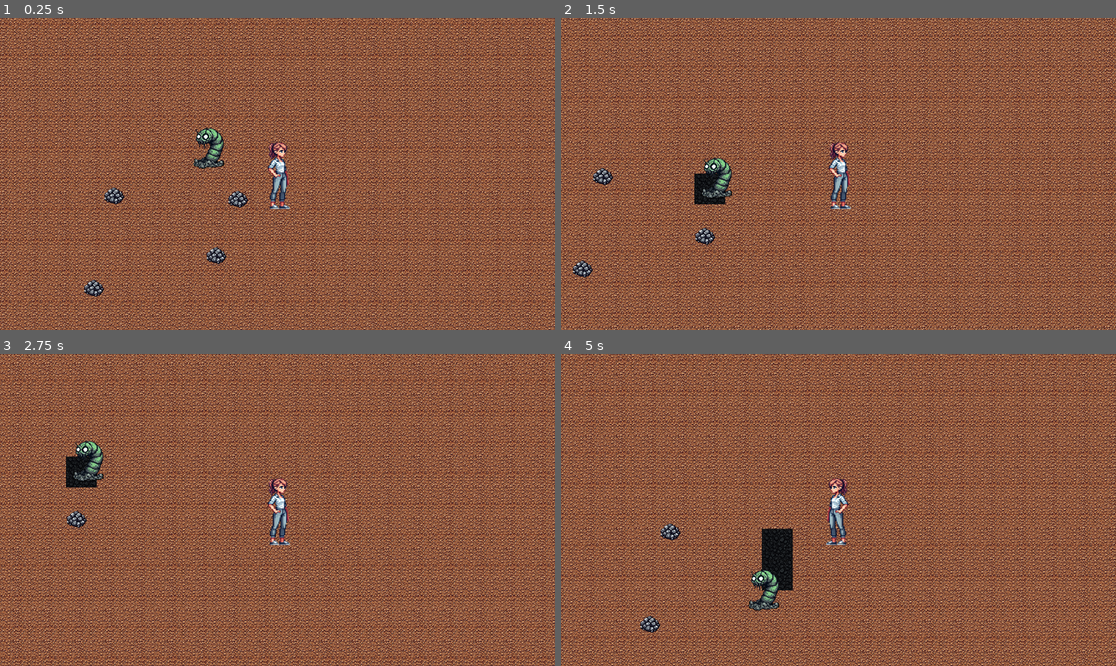
Above: before the commit, frames 1-4 (two rows, left to right).
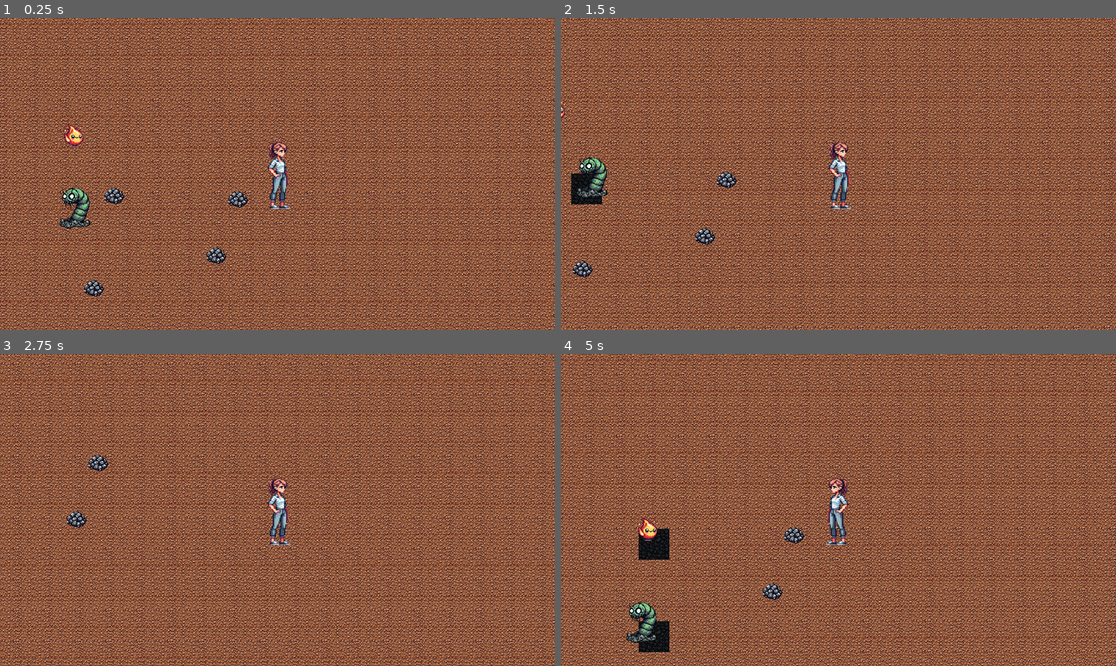
Above: after the commit, the same moments.

Repository: aaronjmcd2/ecomonster-project
Game: Godot game, scene res://scenes/Main.tscn
Same seed, same stepped clock (60 frames per second), same inputs: the game is played once before the commit and once after it.
Inputs:
- Up to frame 1 (0.25 s): no input
- Up to frame 2 (1.5 s): hold Right (ui_right) 0.53-1.28 s; hold Down (ui_down) from 1.28 s (still down)
- Up to frame 3 (2.75 s): release Down (ui_down) at 2.03 s; hold Right (ui_right) from 2.03 s (still down)
- Up to frame 4 (5 s): release Right (ui_right) at 2.78 s; hold Up (ui_up) 2.78-3.53 s; hold Left (ui_left) from 3.53 s (still down)

The runs differ from the first frame. In frame 1, 1.1% of the frame differs, in the area x 10-41%, y 33-68%; in frame 2, 1.7%; in frame 3, 0.8%; in frame 4, 3.0%, in the area x 11-44%, y 52-96%.

Commit message:
feat: add Fire Elemental with wandering and coal-to-lava conversion

Diff:
--- /dev/null
+++ b/FireElemental.gd
@@ -0,0 +1,52 @@
+extends CharacterBody2D
+
+@export var search_radius := 10
+@export var move_speed := 60.0
+@export var conversion_cooldown := 2.0
+
+var target_position = null
+var is_busy := false
+var cooldown_timer := 0.0
+
+func _process(delta):
+	if is_busy:
+		cooldown_timer -= delta
+		if cooldown_timer <= 0.0:
+			is_busy = false
+	else:
+		if target_position:
+			move_toward_target(delta)
+		else:
+			search_for_coal()
+
+func search_for_coal():
+	var result = SearchModule.find_nearest_tile(global_position, search_radius, 0) # coal
+	if result:
+		target_position = result
+	else:
+		if not target_position:
+			pick_wander_target()
+
+func pick_wander_target():
+	var wander_distance = randf_range(32.0, 96.0)
+	var angle = randf_range(0, TAU)
+	var offset = Vector2(cos(angle), sin(angle)) * wander_distance
+	target_position = global_position + offset
+
+func move_toward_target(delta):
+	if target_position == null:
+		return
+
+	var direction = (target_position - global_position).normalized()
+	velocity = direction * move_speed
+	move_and_slide()
+
+	if global_position.distance_to(target_position) < 4.0:
+		convert_coal_to_lava()
+		target_position = null
+		is_busy = true
+		cooldown_timer = conversion_cooldown
+
+func convert_coal_to_lava():
+	ConversionModule.replace_tile(target_position, 0, 2) # coal to lava
+	target_position = null
--- a/modules/ConversionModule.gd
+++ b/modules/ConversionModule.gd
@@ -28,3 +28,10 @@
 func is_soil(tile_pos: Vector2i) -> bool:
 	var source_id = tile_map_layer.get_cell_source_id(tile_pos)
 	return source_id == 3  # Soil
+
+func replace_tile(world_position: Vector2, from_source_id: int, to_source_id: int):
+	var tile_pos = tile_map_layer.local_to_map(world_position)
+	var current_source = tile_map_layer.get_cell_source_id(tile_pos)
+
+	if current_source == from_source_id:
+		tile_map_layer.set_cell(tile_pos, to_source_id, Vector2i(0, 0))
--- a/modules/SearchModule.gd
+++ b/modules/SearchModule.gd
@@ -12,3 +12,31 @@
 			closest_drop = drop
 
 	return closest_drop
+
+# Finds the nearest tile with the given source_id within the search radius
+func find_nearest_tile(origin: Vector2, radius: int, source_id: int) -> Variant:
+	var tilemap = get_tree().current_scene.get_node("TileMap/TileMapLayer") # This is the actual tilemap with the TileSet
+	var layer_index = 0
+	var closest_tile: Vector2 = Vector2.ZERO
+	var closest_distance := INF
+	var found := false
+	var origin_cell = tilemap.local_to_map(origin)
+
+	for x in range(-radius, radius + 1):
+		for y in range(-radius, radius + 1):
+			var offset = Vector2i(x, y)
+			var cell = origin_cell + offset
+
+			if offset.length() > radius:
+				continue
+
+			var cell_source = tilemap.get_cell_source_id(cell)
+			if cell_source == source_id:
+				var world_pos = tilemap.map_to_local(cell)
+				var dist = origin.distance_to(world_pos)
+				if dist < closest_distance:
+					closest_distance = dist
+					closest_tile = world_pos
+					found = true
+
+	return closest_tile if found else null
--- a/scenes/FireElemental.tscn
+++ b/scenes/FireElemental.tscn
@@ -1,10 +1,17 @@
-[gd_scene load_steps=3 format=3 uid="uid://dmu5gj4pq8apf"]
+[gd_scene load_steps=4 format=3 uid="uid://dmu5gj4pq8apf"]
 
-[ext_resource type="Script" uid="uid://cgx45kq67jmex" path="res://scripts/CoalWorm.gd" id="1_84vng"]
-[ext_resource type="Texture2D" uid="uid://ctu7fhsgyhp5j" path="res://sprites/Monsters/CoalWorm.png" id="2_1x2w1"]
+[ext_resource type="Script" uid="uid://c8pam7rqh754n" path="res://FireElemental.gd" id="1_84vng"]
+[ext_resource type="Texture2D" uid="uid://c2efpqjg6600s" path="res://sprites/Monsters/FireElemental.png" id="2_1x2w1"]
+
+[sub_resource type="CircleShape2D" id="CircleShape2D_4efj1"]
+radius = 18.0278
 
 [node name="FireElemental" type="CharacterBody2D"]
 script = ExtResource("1_84vng")
 
 [node name="Sprite2D" type="Sprite2D" parent="."]
 texture = ExtResource("2_1x2w1")
+
+[node name="CollisionShape2D" type="CollisionShape2D" parent="."]
+position = Vector2(0, 1)
+shape = SubResource("CircleShape2D_4efj1")
--- a/scenes/Main.tscn
+++ b/scenes/Main.tscn
@@ -1,9 +1,10 @@
-[gd_scene load_steps=5 format=4 uid="uid://bvvp1cd0hjp72"]
+[gd_scene load_steps=6 format=4 uid="uid://bvvp1cd0hjp72"]
 
 [ext_resource type="TileSet" uid="uid://bsx88c66ucj8x" path="res://tiles/TileSet.tres" id="1_elqb8"]
 [ext_resource type="PackedScene" uid="uid://bweokypfxckvu" path="res://scenes/Player.tscn" id="2_rvslj"]
 [ext_resource type="PackedScene" uid="uid://d34k3bh2ptavc" path="res://scenes/IronOreDrop.tscn" id="3_rarhs"]
 [ext_resource type="PackedScene" uid="uid://diaywsr5x8gc8" path="res://scenes/CoalWorm.tscn" id="4_vcsgt"]
+[ext_resource type="PackedScene" uid="uid://dmu5gj4pq8apf" path="res://scenes/FireElemental.tscn" id="5_vcsgt"]
 
 [node name="Main" type="Node2D"]
 
@@ -14,12 +15,12 @@
 tile_map_data = PackedByteArray("AAAAAP//AwAAAAAAAAAAAAAAAwAAAAAAAAAAAAEAAwAAAAAAAAD//wEAAwAAAAAAAAD+/wEAAwAAAAAAAAD+/w …(6656 unchanged characters)…
 tile_set = ExtResource("1_elqb8")
 
+[node name="CoalWorm" parent="TileMap" instance=ExtResource("4_vcsgt")]
+position = Vector2(-469, 104)
+
 [node name="Player" parent="." instance=ExtResource("2_rvslj")]
 z_index = 10
 position = Vector2(-43, 25)
-
-[node name="CoalWorm" parent="." instance=ExtResource("4_vcsgt")]
-position = Vector2(-178, -50)
 
 [node name="IronOreDrop" parent="." instance=ExtResource("3_rarhs")]
 position = Vector2(-127, 78)
@@ -32,3 +33,6 @@
 
 [node name="IronOreDrop4" parent="." instance=ExtResource("3_rarhs")]
 position = Vector2(-426, 263)
+
+[node name="FireElemental" parent="." instance=ExtResource("5_vcsgt")]
+position = Vector2(-455, -44)
Not shown, added: FireElemental.gd.uid
Binary file added: sprites/Monsters/FireElemental.png
Not shown, added: sprites/Monsters/FireElemental.png.import
